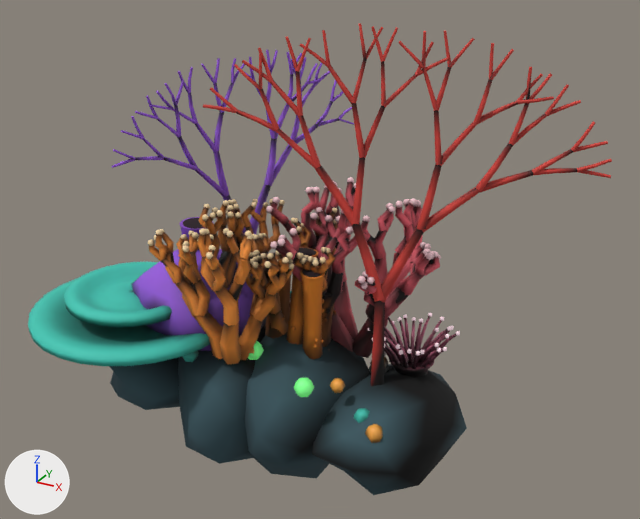
One commit to the glTF model models-src/reef_small.glb: the scene before it, then after it.
One viewpoint serves both versions: a 50 mm camera at (3.27, -5.17, 3.86) aimed at (0.31, 0.2, 1.17). Arrows for +X, +Y and +Z are at lower left; the lights stay in place. The first picture is the older version. Where no turn or scale is listed for an object, it has been applied to the vertices. Vertices at exactly the same position are counted once.

In view in the first picture: 'reef_small_mesh'.
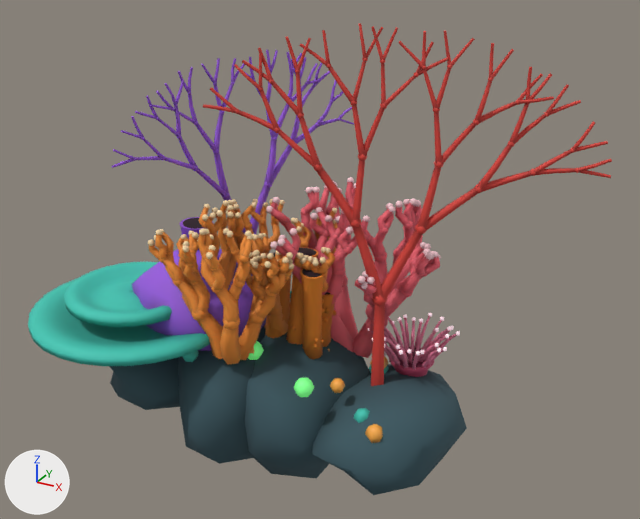
Pixel boxes [x1, y1, x2, y2] of what changed, in the pictures (640 x 519 px):
```json
{"part": 1, "of": "me_reef_small_mesh", "change": "added", "after": [268, 304, 282, 316]}
{"part": 2, "of": "me_reef_small_mesh", "change": "added", "after": [342, 275, 348, 287], "on screen": "mostly hidden"}
{"part": 3, "of": "me_reef_small_mesh", "change": "added", "after": [332, 267, 345, 276]}
{"part": 4, "of": "me_reef_small_mesh", "change": "added", "after": [372, 295, 388, 306]}
{"part": 5, "of": "me_reef_small_mesh", "change": "added", "after": [415, 224, 427, 234]}
{"part": 6, "of": "me_reef_small_mesh", "change": "built on", "before": [123, 44, 583, 296], "after": [112, 23, 612, 386]}
{"part": 7, "of": "me_reef_small_mesh", "change": "recoloured", "before": [52, 58, 465, 492], "after": [52, 58, 465, 492], "on screen": "lighter"}
```

Edits to the scene script, one JSON object a line:
```json
{"block": "me_reef_small_mesh", "where": "# used by ob_reef_small_mesh; location = (0.0, 0.0, 0.0)"}
{"op": "remove", "block": "me_reef_small_mesh", "code": "me_reef_small_mesh.from_pydata(...)  # 14154 vertices, 25512 faces; spans x -1.85..2.26, y -1.18..1.42, z -0.69..2.98"}
{"op": "add", "block": "me_reef_small_mesh", "code": "me_reef_small_mesh.from_pydata(...)  # 28374 vertices, 53224 faces; spans x -1.85..2.26, y -1.18..1.42, z -0.69..2.98"}
{"block": "me_reef_small_mesh", "change": "me_reef_small_mesh part 1: a new loose piece, a UV sphere (10 segments, 7 rings, poles along z) spanning x 0.03..0.15, y -0.17..-0.06, z 0.79..0.91, in mat_coral_orange"}
{"block": "me_reef_small_mesh", "change": "me_reef_small_mesh part 2: a new loose piece, a UV sphere (10 segments, 7 rings, poles along z) spanning x 0.28..0.42, y 0.37..0.51, z 0.83..0.97, in mat_coral_pink"}
{"block": "me_reef_small_mesh", "change": "me_reef_small_mesh part 3: a new loose piece, a UV sphere (10 segments, 7 rings, poles along z) spanning x 0.484..0.586, y 0.027..0.124, z 1.13..1.235, in mat_coral_pink"}
{"block": "me_reef_small_mesh", "change": "me_reef_small_mesh part 4: a new loose piece, an icosphere of 80 faces spanning x 0.85..0.96, y -0.05..0.06, z 1.01..1.13, in mat_coral_red"}
{"block": "me_reef_small_mesh", "change": "me_reef_small_mesh part 5: a new loose piece, an icosphere of 80 faces spanning x 1.107..1.186, y 0.079..0.158, z 1.57..1.654, in mat_coral_red"}
{"block": "me_reef_small_mesh", "change": "me_reef_small_mesh part 6: 181 vertices moved within x -0.8..2.05, y -0.67..1.27, z 0.76..2.74; 13206 vertices added at x -0.85..2.21, y -0.76..1.39, z 0.49..2.93"}
{"block": "me_reef_small_mesh", "change": "me_reef_small_mesh part 7: 16093 kept faces spanning x -1.85..2.25, y -1.18..1.34, z -0.69..2.98 get new vertex colours"}
{"block": "me_reef_small_mesh", "change": "other edits to the shape of me_reef_small_mesh do not show in these pictures"}
```
